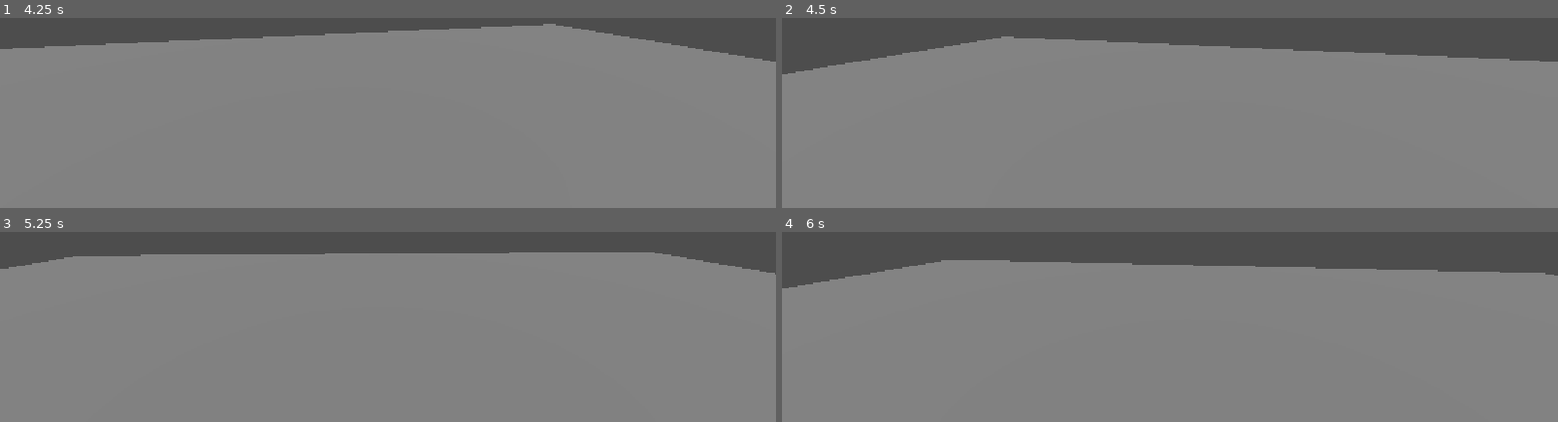
Above: before the commit, frames 1-4 (two rows, left to right).
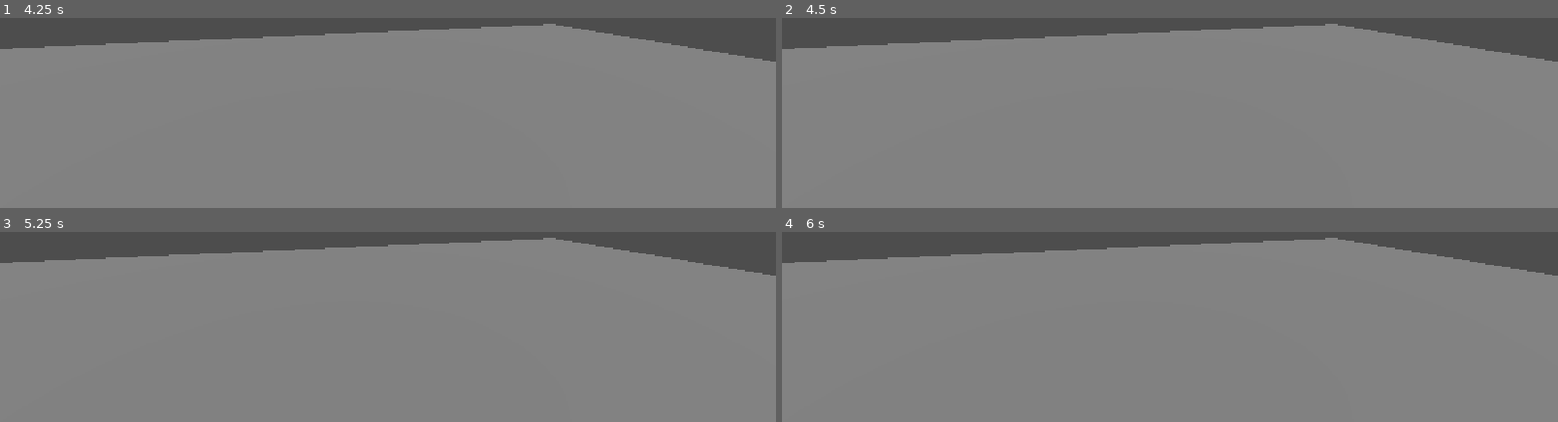
Above: after the commit, the same moments.

Repository: TFinch24/dungeon-dash-game
Game: Godot game, scene res://main.tscn
Two runs of this game, one before a commit and one after it. Both use one fixed random seed, a clock stepped at 60 frames per second and the inputs below.
Inputs (mouse positions are in pixels of both pictures, inside the frame that each line leads up to):
- Up to frame 1 (4.25 s): tap Enter at 0.5, 2, 3.5 s; move the mouse to (outside the picture) at 0.52 s; tap Space at 1.25, 2.75 s; move the mouse to (outside the picture) at 1.27 s; move the mouse to (outside the picture) at 2.02 s; move the mouse to (outside the picture) at 2.77 s; move the mouse to (outside the picture) at 3.52 s; tap Escape (ui_cancel) at 4.15 s
- Up to frame 2 (4.5 s): tap Space at 4.25 s; move the mouse to (outside the picture) at 4.27 s
- Up to frame 3 (5.25 s): move the mouse to (outside the picture) at 5.02 s
- Up to frame 4 (6 s): move the mouse to (outside the picture) at 5.77 s

Frame 1 is identical in both runs. In frame 2, 6.7% of the frame differs, in the area x 0-100%, y 3-30%; in frame 3, 2.6%; in frame 4, 8.3%.

Commit message:
Added Mouse look, and escape
can press escape to toggle the mouse so you can leave the game window

Diff:
--- a/player.gd
+++ b/player.gd
@@ -3,13 +3,14 @@
 @export var mouse_sensitivity := 0.003
 
 @onready var camera: Camera3D = $Camera3D
+var mouse_on = false
 
 func _ready() -> void:
 	print("Player ready!")
 	Input.mouse_mode = Input.MOUSE_MODE_CAPTURED
 
 func _unhandled_input(event: InputEvent) -> void:
-	if event is InputEventMouseMotion:
+	if event is InputEventMouseMotion and Input.mouse_mode == Input.MOUSE_MODE_CAPTURED:
 		# TODO: yaw the whole body
 		rotate_y(-event.relative.x * mouse_sensitivity)
 		# TODO: pitch the camera, clamped to about +/- 89 degrees
@@ -17,3 +18,8 @@
 		# Stop Camera from flipping over
 		camera.rotation.x = clampf(camera.rotation.x, deg_to_rad(-89), deg_to_rad(89))
 		pass
+	if event.is_action_pressed("ui_cancel"):
+			if Input.mouse_mode == Input.MOUSE_MODE_CAPTURED:
+				Input.mouse_mode = Input.MOUSE_MODE_VISIBLE
+			else:
+				Input.mouse_mode = Input.MOUSE_MODE_CAPTURED
--- a/project.godot
+++ b/project.godot
@@ -24,6 +24,33 @@
 
 project/assembly_name="DungeonDash"
 
+[input]
+
+move_forward={
+"deadzone": 0.2,
+"events": [Object(InputEventKey,"resource_local_to_scene":false,"resource_name":"","device":-1,"window_id":0,"alt_pressed":false,"shift_pressed":false,"ctrl_pressed":false,"meta_pressed":false,"pressed":false,"keycode":0,"physical_keycode":87,"key_label":0,"unicode":119,"location":0,"echo":false,"script":null)
+, Object(InputEventJoypadMotion,"resource_local_to_scene":false,"resource_name":"","device":-1,"axis":1,"axis_value":-1.0,"script":null)
+]
+}
+move_backward={
+"deadzone": 0.2,
+"events": [Object(InputEventKey,"resource_local_to_scene":false,"resource_name":"","device":-1,"window_id":0,"alt_pressed":false,"shift_pressed":false,"ctrl_pressed":false,"meta_pressed":false,"pressed":false,"keycode":0,"physical_keycode":83,"key_label":0,"unicode":115,"location":0,"echo":false,"script":null)
+, Object(InputEventJoypadMotion,"resource_local_to_scene":false,"resource_name":"","device":-1,"axis":1,"axis_value":1.0,"script":null)
+]
+}
+move_left={
+"deadzone": 0.2,
+"events": [Object(InputEventKey,"resource_local_to_scene":false,"resource_name":"","device":-1,"window_id":0,"alt_pressed":false,"shift_pressed":false,"ctrl_pressed":false,"meta_pressed":false,"pressed":false,"keycode":0,"physical_keycode":65,"key_label":0,"unicode":97,"location":0,"echo":false,"script":null)
+, Object(InputEventJoypadMotion,"resource_local_to_scene":false,"resource_name":"","device":-1,"axis":0,"axis_value":-1.0,"script":null)
+]
+}
+move_right={
+"deadzone": 0.2,
+"events": [Object(InputEventKey,"resource_local_to_scene":false,"resource_name":"","device":-1,"window_id":0,"alt_pressed":false,"shift_pressed":false,"ctrl_pressed":false,"meta_pressed":false,"pressed":false,"keycode":0,"physical_keycode":68,"key_label":0,"unicode":100,"location":0,"echo":false,"script":null)
+, Object(InputEventJoypadMotion,"resource_local_to_scene":false,"resource_name":"","device":-1,"axis":0,"axis_value":1.0,"script":null)
+]
+}
+
 [physics]
 
 3d/physics_engine="Jolt Physics"
